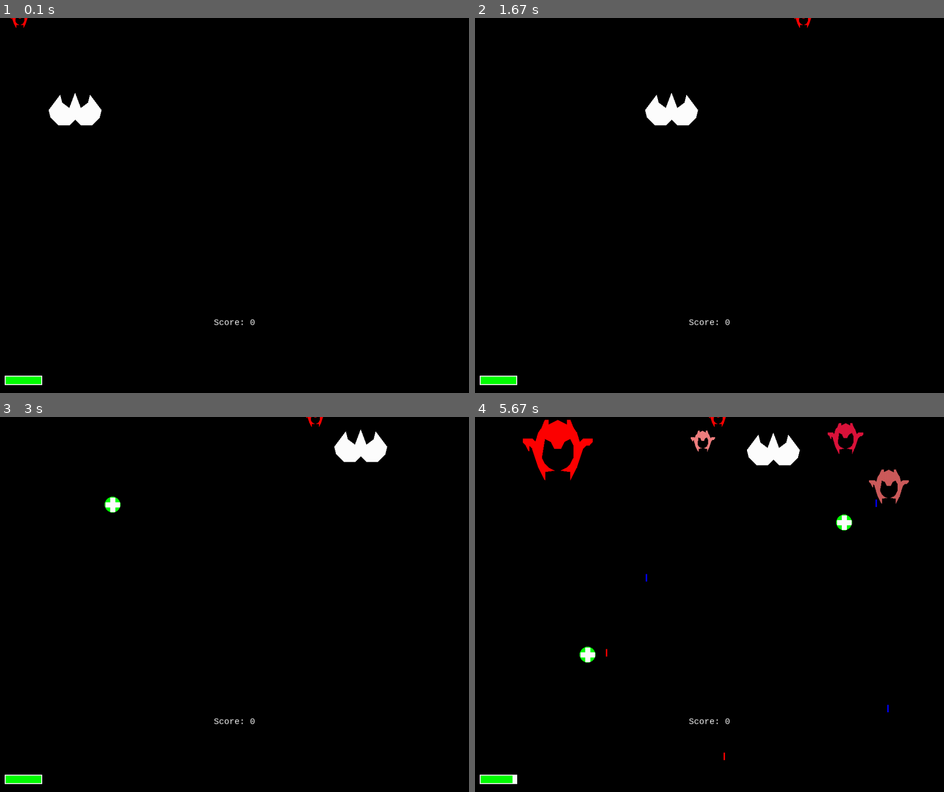
Above: before the commit, frames 1-4 (two rows, left to right).
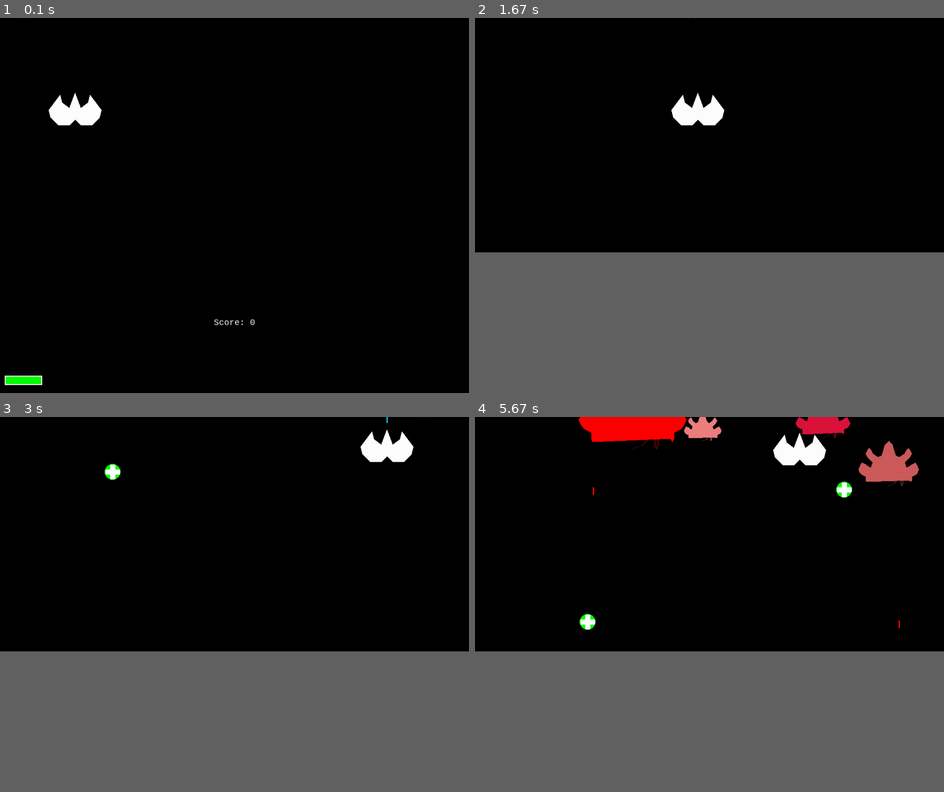
Above: after the commit, the same moments.

Repository: kekVector/TryPygameGame
Game: pygame game, started from main.py
Same seed, same stepped clock (60 frames per second), same inputs: the game is played once before the commit and once after it.
Inputs (mouse positions are in pixels of both pictures, inside the frame that each line leads up to):
- Up to frame 1 (0.1 s): no input
- Up to frame 2 (1.67 s): hold Esc 0.33-0.8 s; hold D 0.33-0.8 s; move the mouse to (690, 220) at 0.37 s; press the mouse at (690, 70) at 0.87 s; move the mouse to (704, 138) at 0.97 s; release the mouse at (723, 205) at 1.1 s; press the mouse at (690, 70) at 1.23 s; move the mouse to (643, 78) at 1.33 s; release the mouse at (596, 89) at 1.47 s; hold D from 1.53 s (still down)
- Up to frame 3 (3 s): release D at 2 s; hold W 2.03-2.33 s; hold D 2.37-2.83 s; press the mouse at (215, 469) at 2.9 s
- Up to frame 4 (5.67 s): move the mouse to (667, 477) at 3 s; release the mouse at (643, 484) at 3.13 s; hold A 3.2-3.73 s; hold S 3.77-4.07 s; hold A 4.1-4.5 s; hold W 4.53-4.9 s; hold D 4.93-5.57 s; hold S from 5.6 s (still down)
In our replay, in frame 2 the window is 900x720 before the commit and 900x450 after it. These sizes can differ from the game's own. Grey fills any space a smaller window leaves; there, only what the larger window draws over its background counts as a difference.

The runs differ from the first frame. In frame 1, less than 0.1% of the frame differs, in the area x 2-6%, y 0-3%; in frame 2, 1.1%; in frame 3, 1.4%; in frame 4, 5.7%, in the area x 1-95%, y 0-98%.

Commit message:
remake menu add class button add pause menu

Diff:
--- a/classes.py
+++ b/classes.py
@@ -18,7 +18,7 @@
             x_diff = 0
             y_diff = 0
         for i in list_coord:
-            self.coord.append([i[0]+x_diff, i[1]+y_diff])
+            self.coord.append([i[0] + x_diff, i[1] + y_diff])
         self.max_x_index, self.min_x_index, self.max_y_index, self.min_y_index = sides_coord(self.coord)
         self.swap = swap
         self.alive = True
@@ -51,7 +51,7 @@
 
     def move(self, button):
         if button == 'w':
-            if self.coord[self.max_y_index][1]-self.speed > 0:
+            if self.coord[self.max_y_index][1] - self.speed > 0:
                 for coord in self.coord:
                     coord[1] -= self.speed
         elif button == 'a':
@@ -96,7 +96,7 @@
 
 
 class Bullets:
-    def __init__(self, game_window,  direction = 'up'):
+    def __init__(self, game_window, direction='up'):
         self.bullet_list = []
         self.color_list = []
         self.game_window = game_window
@@ -112,9 +112,9 @@
     def draw(self):
         for count, elem in enumerate(self.bullet_list):
             pygame.draw.line(self.game_window, self.color_list[count] if self.color_list[count] != 'random' else
-                             random.choice([RED, GREEN, BLUE]), elem,
-                             [elem[0], (elem[1] + self.direction*(-15))], 3)
-            elem[1] -= 15*self.direction
+            random.choice([RED, GREEN, BLUE]), elem,
+                             [elem[0], (elem[1] + self.direction * (-15))], 3)
+            elem[1] -= 15 * self.direction
             if elem[1] <= 0 or elem[1] >= frame_size_y:
                 self.bullet_list.pop(count)
                 self.color_list.pop(count)
@@ -131,7 +131,7 @@
         self.color_circle = color[1]
         self.coord_circle = [15, 15]
         self.radius = 17
-        self.replace([random.randint(30, frame_size_x-30), 20] if start_coord == 'random' else start_coord)
+        self.replace([random.randint(30, frame_size_x - 30), 20] if start_coord == 'random' else start_coord)
         self.speed = speed
         self.value_health = value
         self.game_window = game_window
@@ -151,3 +151,51 @@
             self.coord_plus[count][1] += self.speed
         pygame.draw.circle(self.game_window, self.color_circle, self.coord_circle, self.radius)
         pygame.draw.polygon(self.game_window, self.color_plus, self.coord_plus)
+
+
+class ButtonMenu:
+
+    def __init__(self, color_btn, color_txt, btn_coord, btn_text: str, btn_height, btn_width, txt_size=128,
+                 txt_font=None, rect_fat=10):
+        self.tapped = False
+        self.x_start_coord = btn_coord[0]
+        self.y_start_coord = btn_coord[1]
+        self.height = int(btn_height)
+        self.width = int(btn_width)
+        self.color_btn = color_btn
+        self.color_txt = color_txt
+        self.txt_size = txt_size
+        self.text_resize = 10
+        self.rect_fat = rect_fat
+
+        # Make text settings when button down
+        self.text_button_down = pygame.font.Font(txt_font, self.txt_size - 10).render(btn_text, True, self.color_txt)
+        self.place_button_down = self.text_button_down.get_rect(
+            center=((btn_width / 2) + btn_coord[0], (btn_height / 2) + btn_coord[1]))
+
+        # Make text settings when button up
+        self.text_button_up = pygame.font.Font(txt_font, self.txt_size).render(btn_text, True, self.color_txt)
+        self.place_button_up = self.text_button_up.get_rect(
+            center=(btn_width / 2 + btn_coord[0], btn_height / 2 + btn_coord[1]))
+
+
+        self.button_rect = pygame.Rect((btn_coord[0], btn_coord[1], btn_width, btn_height))
+
+    def draw_up_button(self, game_window):
+        pygame.draw.rect(game_window, self.color_btn, self.button_rect, self.rect_fat)
+        game_window.blit(self.text_button_up, self.place_button_up)
+
+    def draw_down_button(self, game_window):
+        pygame.draw.rect(game_window, self.color_btn, self.button_rect, self.rect_fat)
+        pygame.draw.rect(game_window, WHITE, self.button_rect, self.rect_fat // 3)
+        game_window.blit(self.text_button_down, self.place_button_down)
+
+    def is_point_on_button(self, point):
+        return ((self.x_start_coord + self.width) >= point[0] >= self.x_start_coord) and \
+               ((self.y_start_coord + self.height) >= point[1] >= self.y_start_coord)
+
+    def draw(self, game_window):
+        if self.tapped:
+            self.draw_down_button(game_window)
+        else:
+            self.draw_up_button(game_window)
--- a/func.py
+++ b/func.py
@@ -31,7 +31,7 @@
     polygon = Polygon(plain_coord)
     if len(bullets) != 0:
         for count, elem in enumerate(bullets):
-            if polygon.contains(Point(elem)) or polygon.contains(Point((elem[0], elem[1]-15))):
+            if polygon.contains(Point(elem)) or polygon.contains(Point((elem[0], elem[1] - 15))):
                 index.append(count)
 
     return index
@@ -50,14 +50,5 @@
 
 
 def draw_health(game_window, current_health):
-    pygame.draw.rect(game_window, WHITE, (10, frame_size_y-37, 80, 20))
-    pygame.draw.rect(game_window, GREEN, (12, frame_size_y-35, (current_health/max_health_main_plain)*76, 16))
-
-# list_coord = [[160, 80], [148, 112], [132, 100], [128, 84],
-#               [104, 116], [108, 132], [124, 148], [148, 148],
-#               [160, 136], [172, 148], [196, 148], [212, 132],
-#               [216, 116], [192, 84], [188, 100], [172, 112],
-#               [160, 80]]
-#
-# max_x_index, min_x_index, max_y_index, min_y_index = sides_coord(list_coord)
-# print(max_x_index, min_x_index, max_y_index, min_y_index)
+    pygame.draw.rect(game_window, WHITE, (10, frame_size_y - 37, 80, 20))
+    pygame.draw.rect(game_window, GREEN, (12, frame_size_y - 35, (current_health / max_health_main_plain) * 76, 16))
--- a/main.py
+++ b/main.py
@@ -6,6 +6,7 @@
 from settings import *
 from classes import *
 from func import is_shooted, show_score, draw_health
+import packets
 
 def start_game():
     # start settings
@@ -51,6 +52,8 @@
                 elif event.key == ord('d'):
                     current_button = 'd'
                     key_pressed = True
+                elif event.key == pygame.K_ESCAPE:
+                    packets.pause()
             elif event.type == pygame.MOUSEBUTTONDOWN:
                 shoot_down = True
             if event.type == pygame.MOUSEBUTTONUP:
@@ -61,8 +64,7 @@
                     keyup = True
                     key_pressed = False
 
-
-    # Fill area and start drawing from the beginning
+        # Fill area and start drawing from the beginning
         game_window.fill(BLACK)
 
         # Move main plain
@@ -75,7 +77,7 @@
         # Shoot main plain
         if shoot_down:
             if plain.shoot_reload():
-                plain_bullet.add_shoot(plain.get_start_coord(), (15,200, 200))
+                plain_bullet.add_shoot(plain.get_start_coord(), (15, 200, 200))
         if shoot_up:
             shoot_up = False
 
@@ -86,7 +88,7 @@
                     enemy_bullets.add_shoot(elem.get_start_coord(), 'random')
 
         # Destroy enemy plains
-        for i in range(len(plain_enemy)-1, -1, -1):
+        for i in range(len(plain_enemy) - 1, -1, -1):
             destroy_plain = is_shooted(plain_enemy[i].coord, plain_bullet.bullet_list)
             if len(destroy_plain) != 0:
                 pygame.draw.polygon(game_window, BLACK, plain_enemy[i].coord)
@@ -103,7 +105,7 @@
             game_start = False
 
         # Get healths
-        for i in range(len(health_spawn)-1, -1, -1):
+        for i in range(len(health_spawn) - 1, -1, -1):
             get_health = is_shooted(plain.coord, [health_spawn[i].coord_circle])
             if len(get_health) != 0:
                 plain.get_hp(health_spawn[i].value_health)
@@ -121,11 +123,11 @@
                 plains.move('d')
 
         # Adding new enemy plain
-        if pygame.time.get_ticks()%1500 <= clock.get_time() and pygame.time.get_ticks() > 2000:
+        if pygame.time.get_ticks() % 1500 <= clock.get_time() and pygame.time.get_ticks() > 2000:
             plain_enemy.append(Plain(plain_enemy_coord, game_window, speed=random.randint(4, 11),
                                      color=random.choice(enemy_plains_color),
                                      start_coord=(random.randint(200, 800), random.randint(50, 500))))
-            plain_enemy[len(plain_enemy)-1].resize(random.uniform(0.2, 0.7))
+            plain_enemy[len(plain_enemy) - 1].resize(random.uniform(0.2, 0.7))
 
         # Adding health
         if random.random() <= 0.003:
@@ -144,8 +146,11 @@
         pygame.display.update()
         clock.tick(FPS)
 
-
     while True:
+        for event in pygame.event.get():
+            if event.type == pygame.QUIT:
+                pygame.quit()
+                sys.exit()
         game_window.fill(BLACK)
         show_score(score, 2, WHITE, 'consolas', 20, game_window)
         pygame.display.update()
--- a/menu.py
+++ b/menu.py
@@ -1,83 +1,50 @@
 import pygame
 from settings import *
 import main
+from classes import ButtonMenu
 
 
-pygame.init()
-game_window = pygame.display.set_mode((frame_size_x, frame_size_y))
-pygame.display.set_caption("Airplane")
-clock = pygame.time.Clock()
-game_window.fill(BLACK)
-button_click = False
-start_menu_change = False
-start_exit_change = False
-# Text settings
-start_button_color = (50, 205, 50)
-font_start_button = pygame.font.Font(None, 128)
-text_start_button = font_start_button.render("START GAME", True, start_button_color)
-place_start_button = text_start_button.get_rect(center=(frame_size_x/2, frame_size_y/4.5))
+def menu():
+    pygame.init()
+    game_window = pygame.display.set_mode((frame_size_x, frame_size_y))
+    pygame.display.set_caption("Airplane")
+    clock = pygame.time.Clock()
+    game_window.fill(BLACK)
 
-exit_button_color = (178, 34, 34)
-font_exit_button = pygame.font.Font(None, 128)
-text_exit_button = font_exit_button.render("EXIT", True, exit_button_color)
-place_exit_button = text_exit_button.get_rect(center=(frame_size_x/2, (frame_size_y/9)*5))
+    # Buttons settings
+
+    button_start_game = ButtonMenu(start_button_color, start_button_color,
+                                   btn_coord=[frame_size_x / 6, frame_size_y / 18],
+                                   btn_text="START GAME", btn_height=(frame_size_y / 9) * 2,
+                                   btn_width=(frame_size_x / 6) * 4
+                                   )
+
+    button_exit = ButtonMenu(exit_button_color, exit_button_text_color,
+                             btn_coord=[button_start_game.x_start_coord, (frame_size_y / 9) * 5],
+                             btn_text="EXIT", btn_height=button_start_game.height,
+                             btn_width=button_start_game.width
+                             )
+
+    while True:
+        for event in pygame.event.get():
+            if event.type == pygame.QUIT:
+                pygame.quit()
+            elif event.type == pygame.MOUSEMOTION:
+                button_start_game.tapped = button_start_game.is_point_on_button(event.pos)
+                button_exit.tapped = button_exit.is_point_on_button(event.pos)
+            elif event.type == pygame.MOUSEBUTTONDOWN:
+                if button_start_game.is_point_on_button(event.pos):
+                    main.start_game()
+                elif button_exit.is_point_on_button(event.pos):
+                    pygame.quit()
+
+        game_window.fill(BLACK)
+        button_start_game.draw(game_window)
+        button_exit.draw(game_window)
+
+        pygame.display.update()
+        clock.tick(10)
 
 
-while not button_click:
-    for event in pygame.event.get():
-        if event.type == pygame.QUIT:
-            pygame.quit()
-        elif event.type == pygame.MOUSEMOTION:
-            if ((button_menu_start_coord[0] + button_menu_width) >= event.pos[0] >= button_menu_start_coord[0]) and\
-                    ((button_menu_start_coord[1] + button_menu_height) >= event.pos[1] >= button_menu_start_coord[1]):
-                start_menu_change = True
-            else:
-                start_menu_change = False
-            if (button_exit_start_coord[0] + button_exit_width >= event.pos[0] >= button_exit_start_coord[0]) and\
-                    (button_exit_start_coord[1] + button_exit_height >= event.pos[1] >= button_exit_start_coord[1]):
-                start_exit_change = True
-            else:
-                start_exit_change = False
-        elif event.type == pygame.MOUSEBUTTONDOWN:
-            if ((button_menu_start_coord[0] + button_menu_width) >= event.pos[0] >= button_menu_start_coord[0]) and \
-                    ((button_menu_start_coord[1] + button_menu_height) >= event.pos[1] >= button_menu_start_coord[1]):
-                main.start_game()
-            elif (button_exit_start_coord[0] + button_exit_width >= event.pos[0] >= button_exit_start_coord[0]) and \
-                    (button_exit_start_coord[1] + button_exit_height >= event.pos[1] >= button_exit_start_coord[1]):
-                pygame.quit()
-
-    game_window.fill(BLACK)
-
-    # Draw start_button
-    pygame.draw.rect(game_window, start_button_color, (button_menu_start_coord[0], button_menu_start_coord[1],
-                     button_menu_width, button_menu_height), 10)
-
-    if start_menu_change:
-        pygame.draw.rect(game_window, WHITE, (button_menu_start_coord[0], button_menu_start_coord[1],
-                                              button_menu_width, button_menu_height), 3)
-        font_start_button = pygame.font.Font(None, 118)
-        text_start_button = font_start_button.render("START GAME", True, start_button_color)
-        place_start_button = text_start_button.get_rect(center=(frame_size_x / 2, frame_size_y / 4.5))
-    else:
-        font_start_button = pygame.font.Font(None, 128)
-        text_start_button = font_start_button.render("START GAME", True, start_button_color)
-        place_start_button = text_start_button.get_rect(center=(frame_size_x / 2, frame_size_y / 4.5))
-    game_window.blit(text_start_button, place_start_button)
-
-    # Draw exit Button
-    pygame.draw.rect(game_window, exit_button_color, (button_exit_start_coord[0], button_exit_start_coord[1],
-                     button_exit_width, button_exit_height), 10)
-    if start_exit_change:
-        pygame.draw.rect(game_window, WHITE, (button_exit_start_coord[0], button_exit_start_coord[1],
-                                              button_exit_width, button_exit_height), 2)
-        font_exit_button = pygame.font.Font(None, 118)
-        text_exit_button = font_exit_button.render("EXIT", True, exit_button_color)
-        place_exit_button = text_exit_button.get_rect(center=(frame_size_x / 2, (frame_size_y / 9) * 5))
-    else:
-        font_exit_button = pygame.font.Font(None, 128)
-        text_exit_button = font_exit_button.render("EXIT", True, exit_button_color)
-        place_exit_button = text_exit_button.get_rect(center=(frame_size_x / 2, (frame_size_y / 9) * 5))
-    game_window.blit(text_exit_button, place_exit_button)
-
-    pygame.display.update()
-    clock.tick(10)
+if __name__ == '__main__':
+    menu()
--- /dev/null
+++ b/packets.py
@@ -0,0 +1,69 @@
+from classes import ButtonMenu
+from settings import *
+import pygame
+import main
+import menu
+
+pause_size_x = frame_size_x
+pause_size_y = frame_size_y
+pygame.init()
+button_pause_resum = ButtonMenu(button_pause_resum_color, button_pause_resum_color_text,
+                                btn_coord=[pause_size_x / 6, (pause_size_y / 20)],
+                                btn_text="RESUM", btn_height=(pause_size_y / 9),
+                                btn_width=(frame_size_x / 6) * 4, txt_size=100
+                                )
+
+button_pause_restart = ButtonMenu(button_pause_restart_color, button_pause_restart_color_text,
+                                  btn_coord=[button_pause_resum.x_start_coord, button_pause_resum.y_start_coord + 1.2*(button_pause_resum.height)],
+                                  btn_text="RESTART", btn_height=button_pause_resum.height,
+                                  btn_width=button_pause_resum.width, txt_size=100
+                                  )
+
+button_pause_main_menu = ButtonMenu(button_pause_main_menu_color, button_pause_main_menu_color_text,
+                                    btn_coord=[button_pause_resum.x_start_coord, button_pause_resum.y_start_coord + 2.4*(button_pause_resum.height)],
+                                    btn_text="MAIN MENU", btn_height=button_pause_resum.height,
+                                    btn_width=button_pause_resum.width, txt_size=100
+                                    )
+
+button_pause_exit = ButtonMenu(button_pause_exit_color, button_pause_exit_color_text,
+                               btn_coord=[button_pause_resum.x_start_coord, button_pause_resum.y_start_coord + 3.6*(button_pause_resum.height)],
+                               btn_text="EXIT", btn_height=button_pause_resum.height,
+                               btn_width=button_pause_resum.width, txt_size=100
+                               )
+
+
+def pause():
+
+    game_window = pygame.display.set_mode((pause_size_x, pause_size_y - 300))
+    pygame.display.set_caption("Pause")
+    clock = pygame.time.Clock()
+    game_window.fill(BLACK)
+
+    while True:
+        for event in pygame.event.get():
+            if event.type == pygame.QUIT:
+                pygame.quit()
+            elif event.type == pygame.MOUSEMOTION:
+                button_pause_resum.tapped = button_pause_resum.is_point_on_button(event.pos)
+                button_pause_restart.tapped = button_pause_restart.is_point_on_button(event.pos)
+                button_pause_main_menu.tapped = button_pause_main_menu.is_point_on_button(event.pos)
+                button_pause_exit.tapped = button_pause_exit.is_point_on_button(event.pos)
+            elif event.type == pygame.MOUSEBUTTONDOWN:
+                if pygame.mouse.get_pressed()[0]:
+                    if button_pause_resum.is_point_on_button(event.pos):
+                        return
+                    elif button_pause_restart.is_point_on_button(event.pos):
+                        main.start_game()
+                    elif button_pause_main_menu.is_point_on_button(event.pos):
+                        menu.menu()
+                    elif button_pause_exit.is_point_on_button(event.pos):
+                        pygame.quit()
+
+        game_window.fill(BLACK)
+        button_pause_resum.draw(game_window)
+        button_pause_restart.draw(game_window)
+        button_pause_main_menu.draw(game_window)
+        button_pause_exit.draw(game_window)
+
+        pygame.display.update()
+        clock.tick(10)
--- a/settings.py
+++ b/settings.py
@@ -21,35 +21,63 @@
 plain_speed = 7
 max_health_main_plain = 10
 
-# Main menu settings
-button_menu_start_coord = [frame_size_x/6, frame_size_y/9]
-button_menu_width = (frame_size_x/6)*4
-button_menu_height = (frame_size_y/9)*2
+# Menu settings
+start_button_color = (50, 205, 50)
+start_button_text_color = start_button_color
+exit_button_color = (178, 34, 34)
+exit_button_text_color = exit_button_color
+button_pause_resum_color = (255, 69, 0)
+button_pause_resum_color_text = button_pause_resum_color
+button_pause_restart_color = (255, 99, 71)
+button_pause_restart_color_text = button_pause_restart_color
+button_pause_main_menu_color = (255, 160, 122)
+button_pause_main_menu_color_text = button_pause_main_menu_color
+button_pause_exit_color = (255, 127, 80)
+button_pause_exit_color_text = button_pause_exit_color
 
-button_exit_start_coord = [frame_size_x/6, (frame_size_y/9)*4]
-button_exit_width = button_menu_width
-button_exit_height = button_menu_height
 
 # Coordinates by the plain(x,y - start)
 x = 400
 y = 400
 
-plain_coordinates = [[x, y], [x-30, y+80], [x-70, y+50], [x-80, y+10], [x-140, y+90],
-                     [x-130, y+130], [x-90, y+170], [x-30, y+170], [x, y+140],
-                    [x+30, y+170], [x+90, y+170], [x+130, y+130], [x+140, y+90],
-                     [x+80, y+10], [x+70, y+50], [x+30, y+80], [x, y]]
+plain_coordinates = [[x, y], [x - 30, y + 80], [x - 70, y + 50], [x - 80, y + 10], [x - 140, y + 90],
+                     [x - 130, y + 130], [x - 90, y + 170], [x - 30, y + 170], [x, y + 140],
+                     [x + 30, y + 170], [x + 90, y + 170], [x + 130, y + 130], [x + 140, y + 90],
+                     [x + 80, y + 10], [x + 70, y + 50], [x + 30, y + 80], [x, y]]
 
 # Other settings
 
 
 plain_enemy_coord_2 = []
 for count, elem in enumerate(plain_coordinates):
-    plain_enemy_coord_2.append([plain_coordinates[count][0], ((plain_coordinates[count][1]-y)*(-1)) + y-200])
-plain_enemy_coord = [[0, 0], [10, 0], [20, -20], [40, -30], [50, -10], [50, 30],
-                     [40, 50], [30, 60], [10, 70], [40, 75], [40, 100], [60, 60],
-                     [80, 0], [90, -10], [90, -10], [100, -10], [110, -20], [110, -30],
-                     [80, -30], [70, -20], [60, -50], [50, -65], [40, -90], [30, -90],
-                     [30, -75], [0, -90], [-30, -75], [-30, -90], [-40, -90], [-50, -65],
-                     [-60, -50], [-70, -20], [-80, -30], [-110, -30], [-110, -20], [-100, -10],
-                     [-90, 10], [-90, -10], [-80, 0], [-60, 60], [-40, 100], [-40, 75], [-10, 70],
-                     [-30, 60], [-40, 50], [-50, 30], [-40, -30], [-20, -20], [-10, 0]]
+    plain_enemy_coord_2.append([plain_coordinates[count][0], ((plain_coordinates[count][1] - y) * (-1)) + y - 200])
+
+plain_enemy_coord_3 = [[10, 0], [20, -20], [40, -30], [50, -10], [50, 30],
+                       [40, 50], [30, 60], [10, 70], [40, 75], [40, 100], [60, 60],
+                       [80, 0], [90, -10], [90, -10], [100, -10], [110, -20], [110, -30],
+                       [80, -30], [70, -20], [60, -50], [50, -65], [40, -90], [30, -90],
+                       [30, -75], [0, -90], [-30, -75], [-30, -90], [-40, -90], [-50, -65],
+                       [-60, -50], [-70, -20], [-80, -30], [-110, -30], [-110, -20], [-100, -10],
+                       [-90, 10], [-90, -10], [-80, 0], [-60, 60], [-40, 100], [-40, 75], [-10, 70],
+                       [-30, 60], [-40, 50], [-50, 30], [-40, -30], [-20, -20], [-10, 0]]
+
+plain_enemy_coord_4 = [[0, 0], [30, -10], [50, -30], [70, -40], [70, -10], [75, 0], [80, -10],
+                       [80, -40], [100, -50], [120, -50], [120, -30], [125, -20], [130, -30], [130, -50],
+                       [150, -60], [160, -70], [170, -90], [160, -110], [150, -130], [130, -120], [120, -110],
+                       [100, -100], [90, -130], [120, -160], [130, -180], [120, -200], [110, -210], [100, -200],
+                       [90, -180], [60, -160], [40, -170], [30, -200], [20, -230], [0, 250], [-20, -230],
+                       [-30, -200], [-40, -170], [-60, -160], [-90, -180], [-100, -200], [-110, -210], [-120, -200],
+                       [-130, -180], [-120, -160], [-90, -130], [-100, -100], [-120, -110], [-130, -120], [-150, -130],
+                       [-160, -110], [-170, -90], [-160, -70], [-150, -60], [-130, -50], [-130, -30], [-125, -20],
+                       [120, -30], [120, -50], [100, -50], [80, -40], [80, -10], [75, 0], [70, -10],
+                       [70, -40], [50, -30], [30, -10], [0, 0]]
+
+plain_enemy_coord = [[0, 0], [30, -10], [50, -30], [70, -40], [70, -10], [75, 0], [80, -10], [80, -40], [100, -50],
+                     [120, -50], [120, -30], [125, -20], [130, -30], [130, -50], [150, -60], [160, -70], [170, -90],
+                     [160, -110], [150, -130], [130, -120], [120, -110], [100, -100], [90, -130], [120, -160],
+                     [130, -180], [120, -200], [110, -210], [100, -200], [90, -180], [60, -160], [40, -170], [30, -200],
+                     [20, -230], [0, -250], [-20, -230], [-30, -200], [-40, -170], [-60, -160], [-90, -180],
+                     [-100, -200], [-110, -210], [-120, -200], [-130, -180], [-120, -160], [-90, -130], [-100, -100],
+                     [-120, -110], [-130, -120], [-150, -130], [-160, -110], [-170, -90], [-160, -70], [-150, -60],
+                     [-130, -50], [-130, -30], [-125, -20], [120, -30], [120, -50], [100, -50], [80, -40], [80, -10],
+                     [75, 0], [70, -10], [70, -40], [50, -30], [30, -10], [0, 0]]
